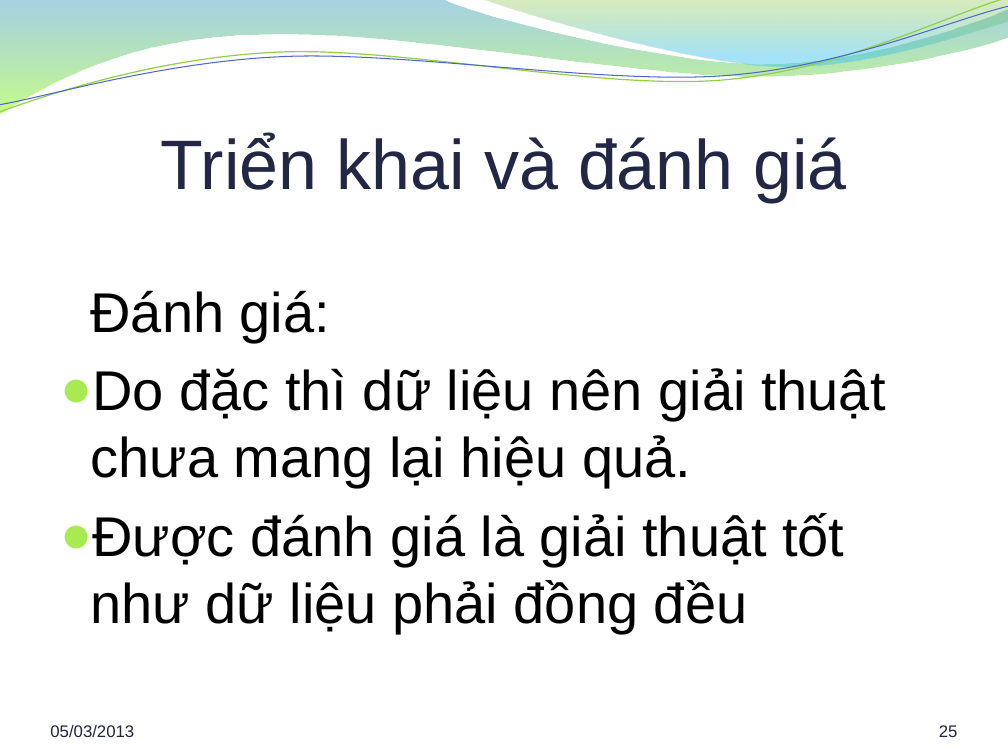
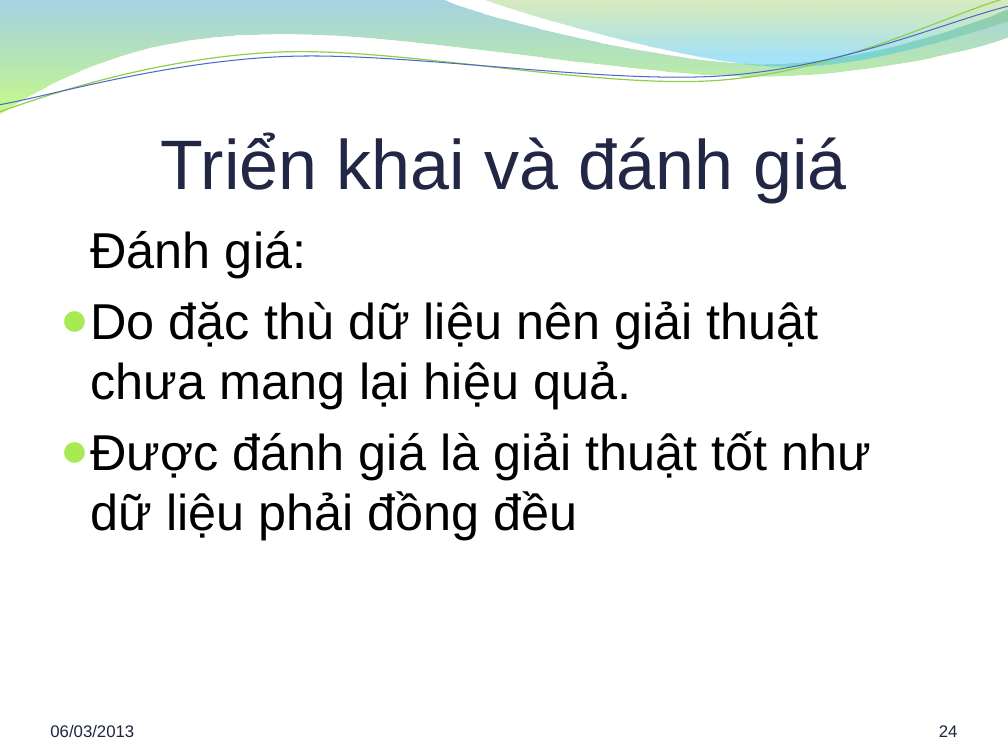
Before and after one commit to hung94it/benhvien, a slide deck: slide 24 of Diabetes/Documents/Report/Bao cao khoa luan.pptx (slide 25 before the commit). Drawn at 1008x756 pixels with LibreOffice and Linux fonts; fonts in the diff are those of the drawing; background and template pictures are left out. Boxes give left, top, right and bottom in pixels: in the first picture for what was removed or moved away, otherwise in the second. Text is boxed around its words. In the diff, an @@ line names an element or a change of style, - is before the commit and + after.

```diff
--- a/Diabetes/Documents/Report/Bao cao khoa luan.pptx
+++ b/Diabetes/Documents/Report/Bao cao khoa luan.pptx
@@ text "Đánh giá:" at bbox=[91, 231, 871, 540]: vertical alignment middle to top @@
@@ text at bbox=[91, 231, 871, 540]: size 40 to 36 pt in "Đánh giá:", "Được đánh giá là giải thuật tốt ..." @@
@@ text at bbox=[91, 301, 819, 409]: text changed; size 40 to 36 pt @@
-● Do đặc thì dữ liệu nên giải thuật chưa mang lại hiệu quả.
+● Do đặc thù dữ liệu nên giải thuật chưa mang lại hiệu quả.
@@ text at bbox=[50, 725, 134, 737]: text changed @@
-05/03/2013
+06/03/2013
@@ page number at bbox=[939, 725, 958, 737]: text changed @@
-25
+24
```
Also in this commit, not shown: 23 other slides changed, 4 slides added, 5 slides removed, 3 other files.
